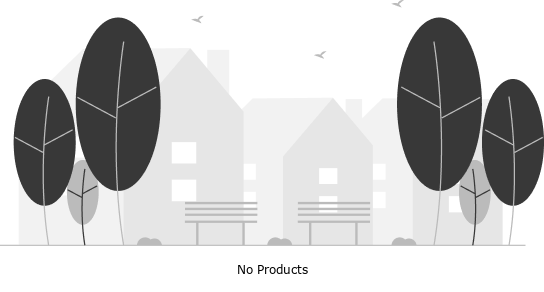
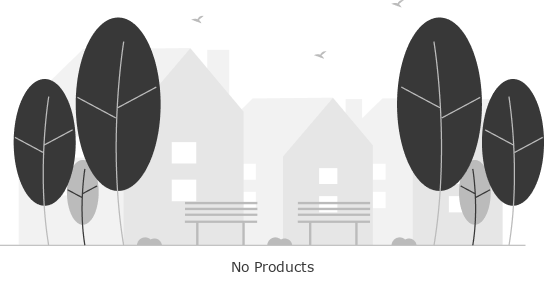
Two versions of the same layered image (544x292). Layer-by-layer changes:
painted on "No Products" over [232, 261, 314, 274]
